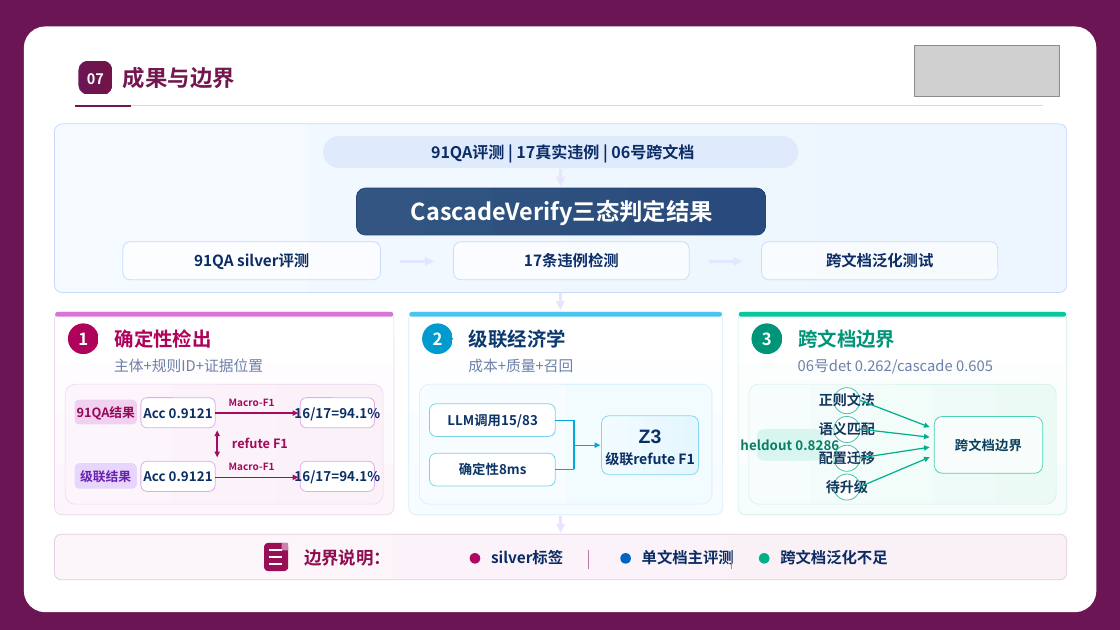
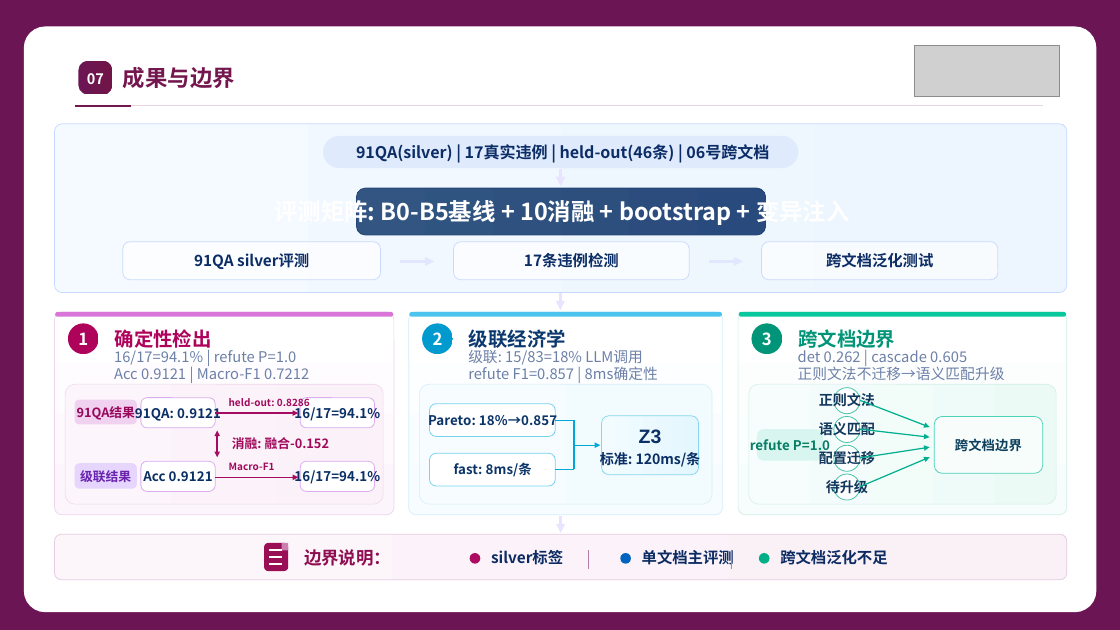
Before and after one commit to hongshi1/data-clean, a slide deck: slide 9 of docs/srs_project/paper/scenario1_aligned_to_scene3_4.pptx. Drawn at 1120x630 pixels with LibreOffice and Linux fonts; fonts in the diff are those of the drawing; grey boxes stand for pictures. Boxes give left, top, right and bottom in pixels: in the first picture for what was removed or moved away, otherwise in the second. Text is boxed around its words. In the diff, an @@ line names an element or a change of style, - is before the commit and + after.

```diff
--- a/docs/srs_project/paper/scenario1_aligned_to_scene3_4.pptx
+++ b/docs/srs_project/paper/scenario1_aligned_to_scene3_4.pptx
@@ text at (x1=356, y1=144, x2=769, y2=162): text changed @@
-91QA评测 | 17真实违例 | 06号跨文档
+91QA(silver) | 17真实违例 | held-out(46条) | 06号跨文档
@@ text at (x1=274, y1=196, x2=850, y2=226): text changed @@
-CascadeVerify三态判定结果
+评测矩阵: B0-B5基线 + 10消融 + bootstrap + 变异注入
@@ text at (x1=114, y1=347, x2=309, y2=379): text changed @@
-主体+规则ID+证据位置
+16/17=94.1% | refute P=1.0
+Acc 0.9121 | Macro-F1 0.7212
@@ text at (x1=468, y1=347, x2=658, y2=380): text changed @@
-成本+质量+召回
+级联: 15/83=18% LLM调用
+refute F1=0.857 | 8ms确定性
@@ text at (x1=798, y1=347, x2=1005, y2=380): text changed @@
-06号det 0.262/cascade 0.605
+det 0.262 | cascade 0.605
+正则文法不迁移→语义匹配升级
@@ text at (x1=135, y1=404, x2=221, y2=422): text changed @@
-Acc 0.9121
+91QA: 0.9121
@@ text at (x1=229, y1=397, x2=310, y2=407): text changed @@
-Macro-F1
+held-out: 0.8286
@@ text at (x1=428, y1=411, x2=557, y2=429): text changed @@
-LLM调用15/83
+Pareto: 18%→0.857
@@ text at (x1=232, y1=437, x2=330, y2=449): text changed @@
-refute F1
+消融: 融合-0.152
@@ text at (x1=750, y1=439, x2=830, y2=454): text changed @@
-heldout 0.8286
+refute P=1.0
@@ text at (x1=454, y1=462, x2=532, y2=477): text changed @@
-确定性8ms
+fast: 8ms/条
@@ text at (x1=600, y1=450, x2=701, y2=468): text changed @@
-级联refute F1
+标准: 120ms/条
```
Also in this commit, not shown: 6 other slides changed, 1 other file.
